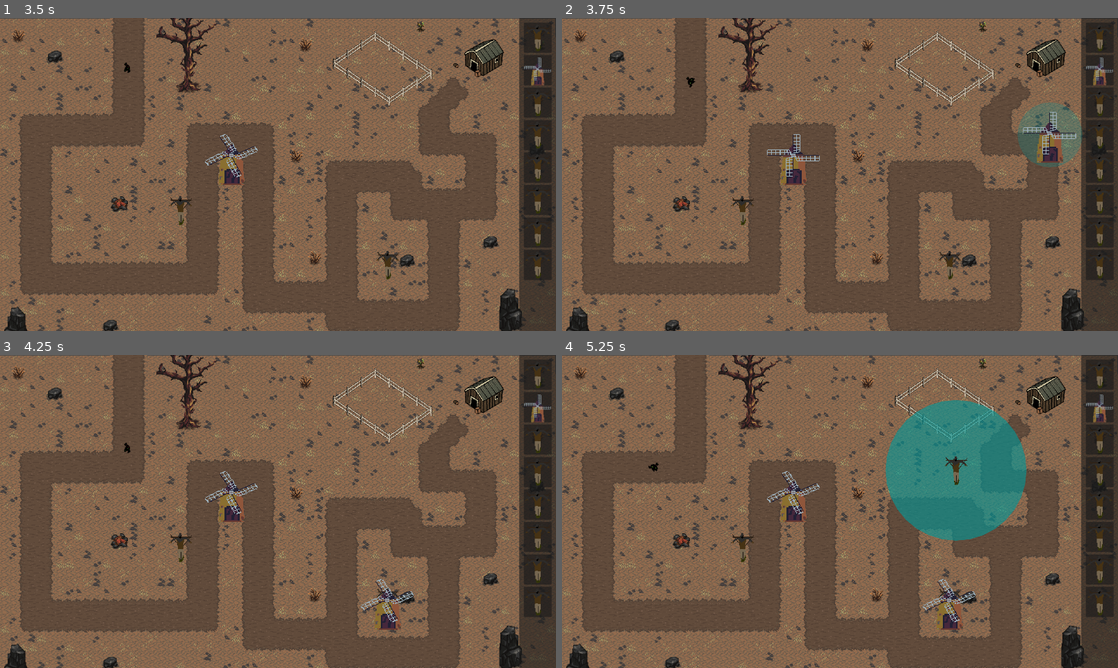
Above: before the commit, frames 1-4 (two rows, left to right).
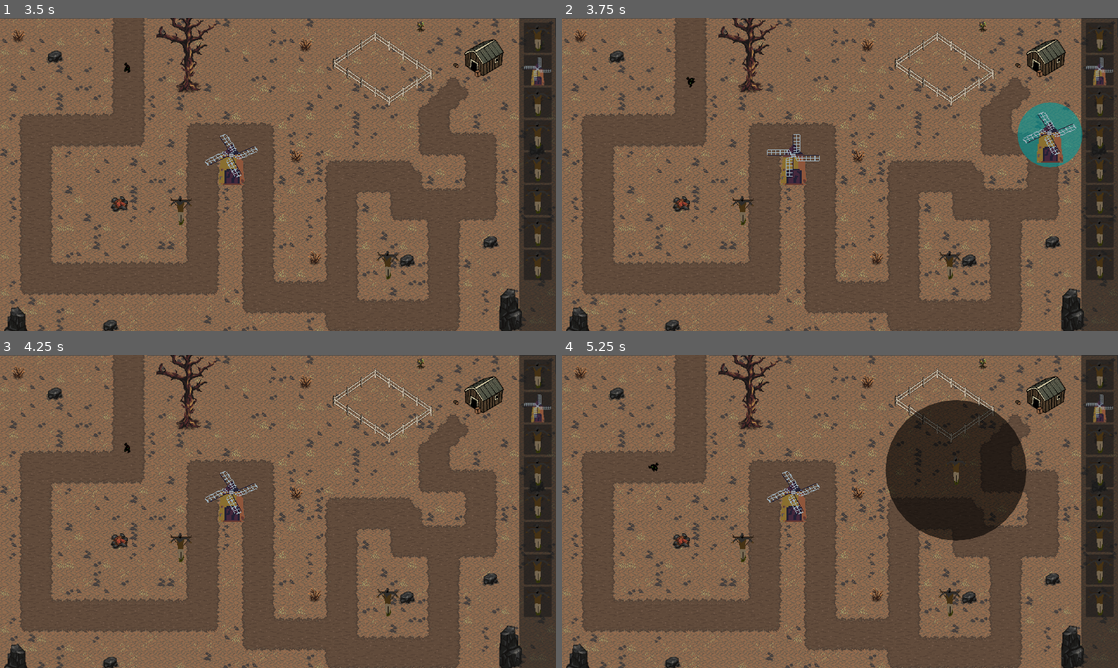
Above: after the commit, the same moments.

Repository: SergioMorales12/Plaga-de-la-granja--Defensa-al-amanecer
Game: Godot game, scene res://scenes/login.tscn
The game is run twice, just before and just after one commit, with the same random seed, the same clock (stepped at 60 frames per second) and the same inputs.
Inputs (mouse positions are in pixels of both pictures, inside the frame that each line leads up to):
- Up to frame 1 (3.5 s): click (278, 202) at 0.52 s; type "Alex" at 0.6 s; click (278, 215) at 0.75 s; type "12" at 0.83 s; click "Continue as a guest" at 1.25 s; click "Start Game" at 2 s; tap Enter (ui_accept) at 2.75 s; drag from (539, 36) to (389, 265) at 2.77 s
- Up to frame 2 (3.75 s): drag from (1101, 71) to (951, 265) at 3.52 s
- Up to frame 3 (4.25 s): no input
- Up to frame 4 (5.25 s): move the mouse to (1101, 439) at 4.27 s; hold Right (ui_right) 4.28-5 s; hold Ctrl 4.28-5 s; click (1101, 439) at 4.42 s; drag from (1101, 470) to (667, 467) at 5.02 s

Frame 1 is identical in both runs. In frame 2, 1.6% of the frame differs, in the area x 82-94%, y 26-48%; in frame 3, 0.5%; in frame 4, 9.3%, in the area x 58-84%, y 14-88%.

Commit message:
Colisiones arregladas
Solo quedaria montar una historia, crear mas torretas y enemigos, implemantar la perdida de vida y poder comprar y mejorar torres y el sitema de dificultada y algunos botones

Diff:
--- a/project.godot
+++ b/project.godot
@@ -40,3 +40,4 @@
 [global_group]
 
 enemi=""
+towers=""
--- a/scenes/enemi/cuervo1.gd
+++ b/scenes/enemi/cuervo1.gd
@@ -1,7 +1,7 @@
 extends PathFollow2D
 
 @export var runSpeed = 0.0
-@export var damage = 0
+@export var damage = 10
 @export var live = 50
 
 func _ready():
@@ -26,6 +26,5 @@
 
 func get_damage(amount: float) -> void:
 	live -= amount
-	print(live)
 	if live <= 0:
 		queue_free()
--- a/scenes/mapa.tscn
+++ b/scenes/mapa.tscn
@@ -1391,6 +1391,7 @@
 7:8/0/terrains_peering_bit/bottom_side = 0
 7:8/0/terrains_peering_bit/bottom_left_corner = 0
 7:8/0/terrains_peering_bit/left_side = 0
+16:10/0 = 0
 
 [sub_resource type="TileSetAtlasSource" id="TileSetAtlasSource_ayk4v"]
 texture = ExtResource("3_csio4")
@@ -2305,9 +2306,6 @@
 }
 point_count = 24
 
-[sub_resource type="CircleShape2D" id="CircleShape2D_7lvpn"]
-radius = 24.7338
-
 [node name="Mapa" type="Node2D"]
 script = ExtResource("1_6i2c2")
 
@@ -2348,36 +2346,17 @@
 position = Vector2(445, -116)
 rotation = 1.56882
 
-[node name="Obstaculo" type="Area2D" parent="."]
-position = Vector2(444, -77)
-
-[node name="CollisionPolygon2D" type="CollisionPolygon2D" parent="Obstaculo"]
-position = Vector2(0, -3)
-polygon = PackedVector2Array(0, 1, -52, 1, -50, 399, -363, 416, -368, 1030, 304, 1030, 318, 548, 396, 543, 404, 1089, 677, 1089, 690, 1158, 1138, 1152, 1148, 786, 1263, 767, 1268, 486, 1123, 471, 1113, 398, 1224, 284, 1163, 240, 1004, 398, 1006, 539, 1163, 552, 1167, 663, 1025, 670, 1010, 610, 961, 575, 689, 576, 683, 992, 794, 1048, 796, 687, 900, 683, 913, 771, 1037, 787, 1033, 1056, 797, 1052, 683, 994, 498, 989, 497, 448, 212, 450, 210, 932, -250, 928, -257, 520, 40, 515, 54, 509, 60, -9)
-
-[node name="4" type="CollisionShape2D" parent="Obstaculo"]
-position = Vector2(1250, 854)
-shape = SubResource("CircleShape2D_7lvpn")
-
-[node name="3" type="CollisionShape2D" parent="Obstaculo"]
-position = Vector2(-33, 724)
-shape = SubResource("CircleShape2D_7lvpn")
-
-[node name="2" type="CollisionShape2D" parent="Obstaculo"]
-position = Vector2(-256.638, 211.173)
-shape = SubResource("CircleShape2D_7lvpn")
-
-[node name="1" type="CollisionShape2D" parent="Obstaculo"]
-position = Vector2(206, 314)
-shape = SubResource("CircleShape2D_7lvpn")
-
-[node name="6" type="CollisionShape2D" parent="Obstaculo"]
-position = Vector2(1412, 532)
-shape = SubResource("CircleShape2D_7lvpn")
-
-[node name="5" type="CollisionShape2D" parent="Obstaculo"]
-position = Vector2(1311, 1130)
-shape = SubResource("CircleShape2D_7lvpn")
+[node name="towers" type="Node2D" parent="."]
+
+[node name="espantaPajaros" parent="towers" instance=ExtResource("9_vsp40")]
+position = Vector2(624, 664)
+
+[node name="molino" parent="towers" instance=ExtResource("11_pu8w0")]
+position = Vector2(800, 480)
+
+[node name="panel_torretas" parent="." instance=ExtResource("11_k3j34")]
+offset_left = 1792.0
+offset_right = 1792.0
 
 [node name="RadialMenu" parent="." instance=ExtResource("6_k7lwh")]
 custom_minimum_size = Vector2(300, 222.263)
@@ -2385,15 +2364,3 @@
 offset_top = 386.0
 offset_right = 1283.0
 offset_bottom = 608.263
-
-[node name="towers" type="Node2D" parent="."]
-
-[node name="espantaPajaros" parent="towers" instance=ExtResource("9_vsp40")]
-position = Vector2(624, 664)
-
-[node name="molino" parent="towers" instance=ExtResource("11_pu8w0")]
-position = Vector2(800, 480)
-
-[node name="panel_torretas" parent="." instance=ExtResource("11_k3j34")]
-offset_left = 1792.0
-offset_right = 1792.0
--- a/scenes/towers/espanta_pajaros.tscn
+++ b/scenes/towers/espanta_pajaros.tscn
@@ -69,7 +69,9 @@
 autoplay = "sleep"
 frame_progress = 0.583199
 
-[node name="CollisionShape2D" type="CollisionShape2D" parent="."]
+[node name="colision" type="Area2D" parent="." groups=["towers"]]
+
+[node name="CollisionShape2D" type="CollisionShape2D" parent="colision"]
 position = Vector2(-0.5, 19.5)
 shape = SubResource("RectangleShape2D_y8ytr")
 
--- a/scenes/towers/molino.tscn
+++ b/scenes/towers/molino.tscn
@@ -107,7 +107,7 @@
 autoplay = "idle"
 frame_progress = 0.00783369
 
-[node name="colision" type="Area2D" parent="."]
+[node name="colision" type="Area2D" parent="." groups=["towers"]]
 
 [node name="CollisionShape2D" type="CollisionShape2D" parent="colision"]
 position = Vector2(0, 56)
--- a/scripts/espanta.gd
+++ b/scripts/espanta.gd
@@ -2,36 +2,52 @@
 
 @export var tower = preload("res://scenes/towers/espanta_pajaros.tscn") # Carga la escena de la torreta
 var tempTower # Variable para almacenar la torreta temporal
-var canPlace = true # Variable para verificar si se puede colocar la torreta
+var canPlace = false # Variable para verificar si se puede colocar la torreta
 
 func _on_gui_input(event: InputEvent) -> void:
 	if event is InputEventMouseButton and event.button_mask == 1: # Al hacer clic con el botón izquierdo del ratón
 		tempTower = tower.instantiate() # Instancia la torreta
 		add_child(tempTower) # Añade la torreta como hijo del panel
-		tempTower.process_mode = Node.PROCESS_MODE_DISABLED # Desactiva el procesamiento de la torreta
-		tempTower.get_node("Area").show() # Muestra el área de la torreta
+
+		tempTower.set_physics_process(true) # Activa el procesamiento de física
+		tempTower.get_node("Area").show()
+		tempTower.get_node("Area2D").hide() # Muestra el área de la torreta
+		tempTower.get_node("Area2D").process_mode = Node.PROCESS_MODE_DISABLED
 
 	elif event is InputEventMouseMotion and event.button_mask == 1: # Al mover el ratón con el botón izquierdo presionado
 		if tempTower:
 			tempTower.global_position = event.global_position # Actualiza la posición de la torreta
-			canPlace = not is_colliding(tempTower.global_position) # Verifica si hay colisión en la posición actual
-			tempTower.get_node("Area").modulate = Color(1, 1, 1) if canPlace else Color(1, 0, 0) # Cambia el color del área según si hay colisión
+
+			if tempTower.get_node("colision").get_overlapping_bodies().size() <1 and is_tower(tempTower):
+				canPlace = true
+			else:
+				canPlace = false
+
+			if event.global_position.x >= 1792:
+				tempTower.get_node("Area").modulate = Color(1, 0, 0) # Cambia el color del área a rojo si x >= 1792
+			else:
+				tempTower.get_node("Area").modulate = Color(1, 1, 1) if canPlace else Color(1, 0, 0) # Cambia el color del área según si hay colisión
 
 	elif event is InputEventMouseButton and event.button_mask == 0: # Al soltar el botón izquierdo del ratón
 		if tempTower:
+			if event.global_position.x >= 1792:
+				if get_child_count() > 1:
+					get_child(1).queue_free()
 			tempTower.get_node("Area").hide() # Oculta el área de la torreta
 			if canPlace:
 				var path = get_tree().get_root().get_node("Mapa/towers") # Obtiene el nodo donde se colocará la torreta
 				remove_child(tempTower) # Elimina la torreta del panel
 				path.add_child(tempTower) # Añade la torreta al nodo `towers`
 				tempTower.global_position = event.global_position # Actualiza la posición de la torreta
-				tempTower.process_mode = Node.PROCESS_MODE_INHERIT # Reactiva el procesamiento de la torreta
+				tempTower.set_physics_process(true) # Reactiva el procesamiento de física
+				tempTower.get_node("Area2D").process_mode = Node.PROCESS_MODE_INHERIT
 			else:
 				tempTower.queue_free() # Elimina la torreta si no se puede colocar
 			tempTower = null # Resetea la variable de la torreta temporal
-func is_colliding(position: Vector2) -> bool:
-	var space_state = get_world_2d().direct_space_state # Obtiene el estado del espacio 2D
-	var query = PhysicsPointQueryParameters2D.new() # Crea un nuevo objeto de parámetros de consulta de punto
-	query.position = position # Establece la posición de la consulta
-	var result = space_state.intersect_point(query) # Realiza la consulta de intersección
-	return result.size() > 0 # Devuelve verdadero si hay colisión
+
+func is_tower(towers: Node):
+	var overlapping_areas = tempTower.get_node("colision").get_overlapping_areas()
+	for area in overlapping_areas:
+		if area.is_in_group("towers"):
+			return false
+	return true
--- a/scripts/espanta_pajaros.gd
+++ b/scripts/espanta_pajaros.gd
@@ -4,11 +4,11 @@
 
 @export var bulletSpeed := 2000.0
 @export var bulletPierce := 1
-@export var attack_interval := 0.5  # Intervalo de ataque en segundos
+@export var attack_interval := 1  # Intervalo de ataque en segundos
 
 var enemigos = []
 var current_target = null
-var can_attack = true
+var can_attack = false
 
 func _ready():
 	$Area2D.monitoring = true
--- a/scripts/molino.gd
+++ b/scripts/molino.gd
@@ -1,11 +1,11 @@
 extends Node2D
 
 @export var damage = 10
-
 @export var attack_interval := 0.5  # Intervalo de ataque en segundos
 
 var enemigos = []
 var can_attack = true
+var can_place = true
 
 func _ready():
 	$Area2D.monitoring = true
@@ -17,9 +17,8 @@
 			can_attack = false
 			atq()
 
-
 func atq():
-	if enemigos.size() >= 1 :
+	if enemigos.size() >= 1:
 		for i in enemigos:
 			i.get_damage(damage)
 
@@ -27,12 +26,9 @@
 	if area.is_in_group("enemi"):
 		enemigos.append(area.get_parent())
 
-
-
 func _on_area_exited(area: Area2D) -> void:
 	if area.is_in_group("enemi"):
 		enemigos.erase(area.get_parent())
 
-
 func _on_attack_timer_timeout() -> void:
 	can_attack = true
--- a/scripts/molinoPanel.gd
+++ b/scripts/molinoPanel.gd
@@ -1,34 +1,53 @@
 extends Panel
 
-@export var tower = preload("res://scenes/towers/molino.tscn")
-var currTile
+@export var tower = preload("res://scenes/towers/molino.tscn") # Carga la escena de la torreta
+var tempTower # Variable para almacenar la torreta temporal
+var canPlace = false # Variable para verificar si se puede colocar la torreta
 
 func _on_gui_input(event: InputEvent) -> void:
-	var tempTower = tower.instantiate()
-	if event is InputEventMouseButton and event.button_mask == 1:
-		add_child(tempTower)
-		tempTower.process_mode = Node.PROCESS_MODE_DISABLED
+	if event is InputEventMouseButton and event.button_mask == 1: # Al hacer clic con el botón izquierdo del ratón
+		tempTower = tower.instantiate() # Instancia la torreta
+		add_child(tempTower) # Añade la torreta como hijo del panel
+
+		tempTower.set_physics_process(true) # Activa el procesamiento de física
 		tempTower.get_node("Area").show()
+		tempTower.get_node("Area2D").hide() # Muestra el área de la torreta
+		tempTower.get_node("Area2D").process_mode = Node.PROCESS_MODE_DISABLED
 
+	elif event is InputEventMouseMotion and event.button_mask == 1: # Al mover el ratón con el botón izquierdo presionado
+		if tempTower:
+			tempTower.global_position = event.global_position # Actualiza la posición de la torreta
 
-	elif event is InputEventMouseMotion and event.button_mask == 1:
-		if get_child_count() >= 1:
-			get_child(1).global_position = event.global_position
+			if tempTower.get_node("colision").get_overlapping_bodies().size() <1 and is_tower(tempTower):
+				canPlace = true
+			else:
+				canPlace = false
 
-	elif event is InputEventMouseButton and event.button_mask == 0:
-		print("bye")
-		tempTower.get_node("Area").hide()
+			if event.global_position.x >= 1792:
+				tempTower.get_node("Area").modulate = Color(1, 0, 0) # Cambia el color del área a rojo si x >= 1792
+			else:
+				tempTower.get_node("Area").modulate = Color(1, 1, 1) if canPlace else Color(1, 0, 0) # Cambia el color del área según si hay colisión
 
-		if event.global_position.x >= 1792:
-			if get_child_count() >1:
-				get_child(1).queue_free()
-		else:
-			var path = get_tree().get_root().get_node("Mapa/towers")
-			path.add_child(tempTower)
-			tempTower.global_position = event.global_position
-			tempTower.get_node("Area").hide()
-			get_child(1).queue_free()
+	elif event is InputEventMouseButton and event.button_mask == 0: # Al soltar el botón izquierdo del ratón
+		if tempTower:
+			if event.global_position.x >= 1792:
+				if get_child_count() > 1:
+					get_child(1).queue_free()
+			tempTower.get_node("Area").hide() # Oculta el área de la torreta
+			if canPlace:
+				var path = get_tree().get_root().get_node("Mapa/towers") # Obtiene el nodo donde se colocará la torreta
+				remove_child(tempTower) # Elimina la torreta del panel
+				path.add_child(tempTower) # Añade la torreta al nodo `towers`
+				tempTower.global_position = event.global_position # Actualiza la posición de la torreta
+				tempTower.set_physics_process(true) # Reactiva el procesamiento de física
+				tempTower.get_node("Area2D").process_mode = Node.PROCESS_MODE_INHERIT
+			else:
+				tempTower.queue_free() # Elimina la torreta si no se puede colocar
+			tempTower = null # Resetea la variable de la torreta temporal
 
-	else:
-		if get_child_count() > 1:
-			get_child(1).queue_free()
+func is_tower(towers: Node):
+	var overlapping_areas = tempTower.get_node("colision").get_overlapping_areas()
+	for area in overlapping_areas:
+		if area.is_in_group("towers"):
+			return false
+	return true
Not shown: 1 places in scenes/mapa.tscn that only renumber resources
